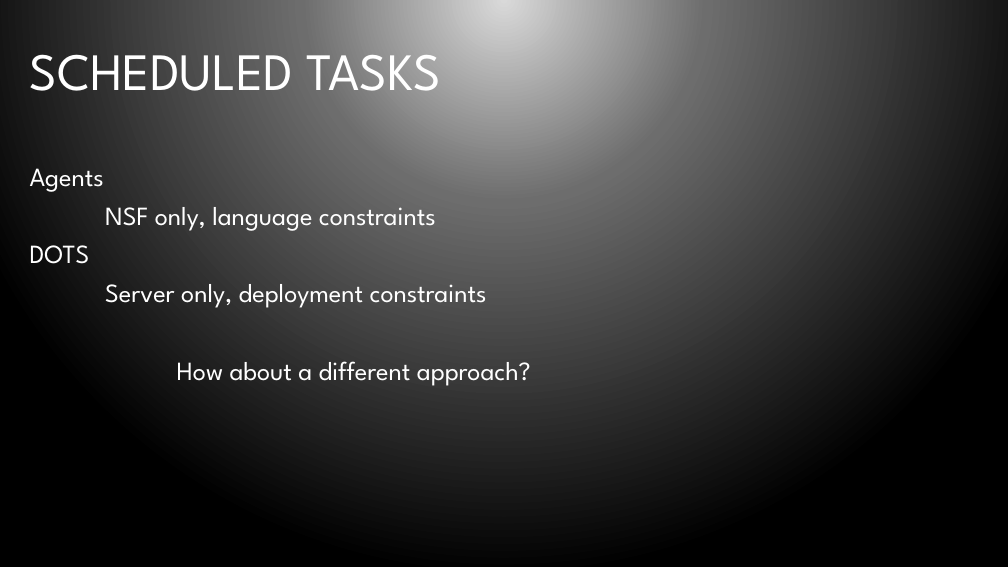
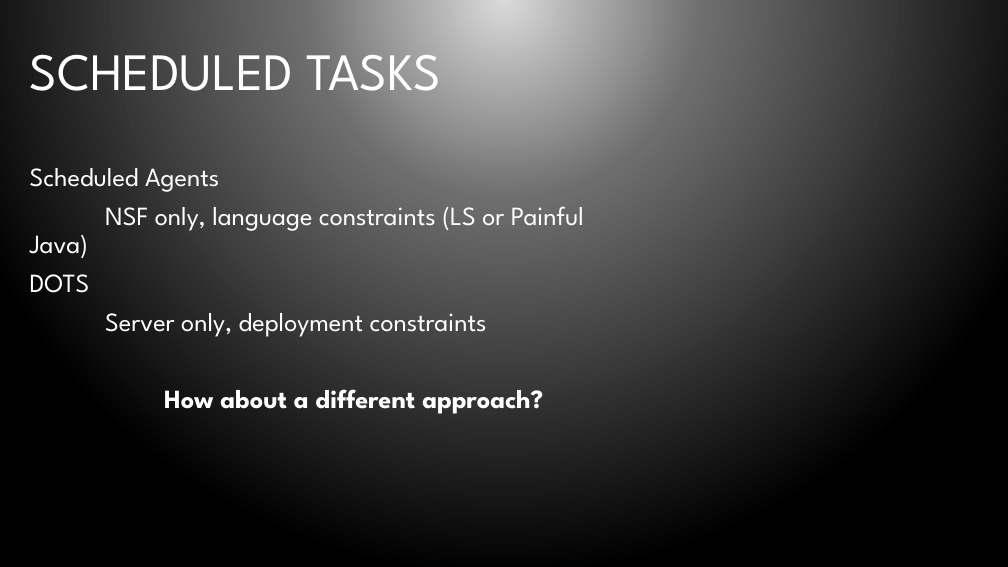
Before and after one commit to bleedingcode/domino-js-masterclass, a slide deck: slide 22 of presentation/8598 Domino and JS.pptx (slide 21 before the commit). Drawn at 1008x567 pixels with LibreOffice and Linux fonts; fonts in the diff are those of the drawing; background and template pictures are left out. Boxes give left, top, right and bottom in pixels: in the first picture for what was removed or moved away, otherwise in the second. Text is boxed around its words. In the diff, an @@ line names an element or a change of style, - is before the commit and + after.

```diff
--- a/presentation/8598 Domino and JS.pptx
+++ b/presentation/8598 Domino and JS.pptx
@@ text at <box>30,168,584,258</box>: text changed @@
-Agents
-NSF only, language constraints
+Scheduled Agents
+NSF only, language constraints (LS or Painful Java)
@@ text at <box>164,389,543,414</box>: bold on in "How about a different approach?" @@
```
Also in this commit, not shown: 13 other slides changed, 1 slide added.
